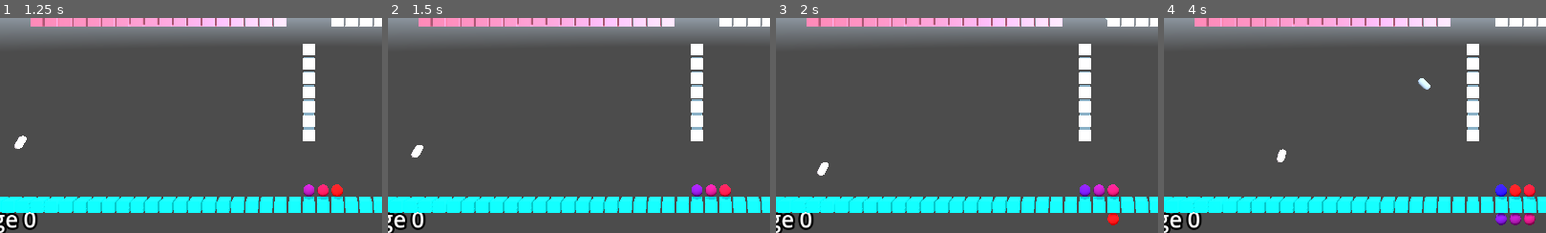
Above: before the commit, frames 1-4 (left to right).
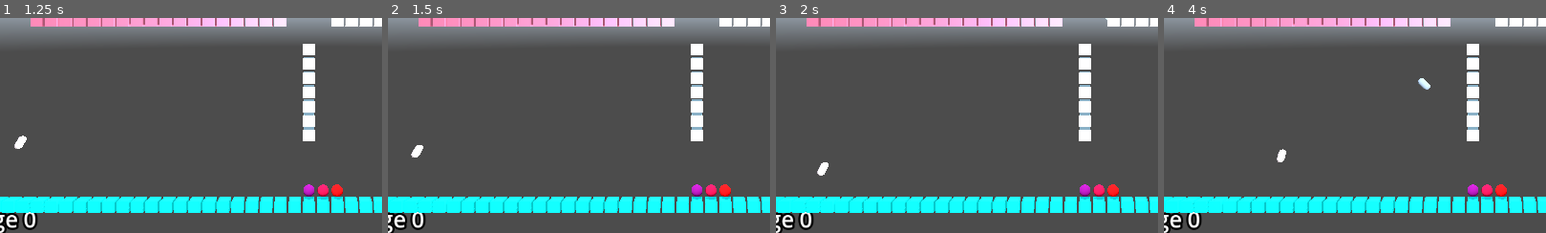
Above: after the commit, the same moments.

Repository: kasworld/gd4snakebyte3d
Game: Godot game, scene res://main.tscn
Two runs of this game, one before a commit and one after it. Both use one fixed random seed, a clock stepped at 60 frames per second and the inputs below. A sky picture missing from this copy of the repository is replaced by a grey-blue gradient.
Inputs (mouse positions are % of the whole screen's width and height, from its top left):
- Up to frame 1 (1.25 s): tap Enter at 0.5 s; move the mouse to (72, 45) at 0.52 s; hold Right from 0.53 s (still down); click (72, 45) at 0.67 s
- Up to frame 2 (1.5 s): move the mouse to (30, 55) at 1.27 s; release Right at 1.28 s; hold Down from 1.28 s (still down)
- Up to frame 3 (2 s): keep holding Down
- Up to frame 4 (4 s): move the mouse to (60, 28) at 2.02 s; release Down at 2.03 s; hold Right 2.03-2.78 s; move the mouse to (45, 70) at 2.77 s; hold Up 2.78-3.53 s; click (45, 70) at 2.92 s; move the mouse to (80, 65) at 3.52 s; hold Left from 3.53 s (still down)
The pictures show only the part of the screen within x 10-60%, y 48-98%; the shares and areas given below are measured in that part.

Frame 1 is identical in both runs. In frame 2, 0.4% of the frame differs, in the area x 79-90%, y 77-84%; in frame 3, 0.5%; in frame 4, 1.2%, in the area x 79-98%, y 77-97%.

Commit message:
snake eat apple

Diff:
--- a/apple.gd
+++ b/apple.gd
@@ -20,7 +20,7 @@
 	var pos := field.find_empty_pos(10)
 	pos2d = pos
 	assert(pos!=Vector2i(-1,-1), "fail to find empty pos in field")
-	var old = field.set_at(pos, Things.Apple)
+	var old = field.set_at(pos, self)
 	assert(old == null, "%s pos not empty %s" % [self, old])
 	position = get_pos3d()
 	return self
@@ -33,7 +33,7 @@
 
 func delete() -> void:
 	var old = field.del_at(pos2d)
-	assert( old == Things.Apple, "not %s at %s %s" % [self, pos2d , old] )
+	assert( old is Apple, "not %s at %s %s" % [self, pos2d , old] )
 
 func _process(delta: float) -> void:
 	$"모양".rotate_x(delta*rotate_v)
--- a/global/settings.gd
+++ b/global/settings.gd
@@ -16,17 +16,17 @@
 	return Vector3(from.x,Settings.FieldHeight - from.y, 0)
 
 var BounderyWalls = [
-	["hline", 0, Settings.FieldWidth-2, 0, Things.Wall ],
-	["vline", Settings.FieldWidth-1, 0, Settings.FieldHeight-2, Things.Wall ],
-	["hline", 1, Settings.FieldWidth-1, Settings.FieldHeight-1, Things.Wall ],
-	["vline", 0, 1, Settings.FieldHeight-1, Things.Wall ],
+	["hline", 0, Settings.FieldWidth-2, 0],
+	["vline", Settings.FieldWidth-1, 0, Settings.FieldHeight-2],
+	["hline", 1, Settings.FieldWidth-1, Settings.FieldHeight-1],
+	["vline", 0, 1, Settings.FieldHeight-1],
 ]
 
 var Stage1Walls = [
-	["hline", 5, Settings.FieldWidth/2-2, Settings.FieldHeight/2, Things.Wall ],
-	["hline", Settings.FieldWidth/2+2, Settings.FieldWidth-1-5, Settings.FieldHeight/2, Things.Wall ],
-	["vline", Settings.FieldWidth/2, 5, Settings.FieldHeight/2-2, Things.Wall ],
-	["vline", Settings.FieldWidth/2, Settings.FieldHeight/2+2, Settings.FieldHeight-1-5, Things.Wall ],
+	["hline", 5, Settings.FieldWidth/2-2, Settings.FieldHeight/2],
+	["hline", Settings.FieldWidth/2+2, Settings.FieldWidth-1-5, Settings.FieldHeight/2],
+	["vline", Settings.FieldWidth/2, 5, Settings.FieldHeight/2-2],
+	["vline", Settings.FieldWidth/2, Settings.FieldHeight/2+2, Settings.FieldHeight-1-5],
 ]
 
 var LightColorList = NamedColorList.make_light_color_list()
--- a/lib/things.gd
+++ /dev/null
@@ -1,3 +0,0 @@
-class_name Things
-
-enum {SnakeHead, SnakeBody, SnakeTail, Wall, Plum, Apple, Start, Goal}
--- a/plum.gd
+++ b/plum.gd
@@ -23,7 +23,7 @@
 	$"이동모양".mesh = $"모양".mesh
 	rotate_v = randf_range(-5,5)
 
-	var old = field.set_at(p2d, Things.Plum)
+	var old = field.set_at(p2d, self)
 	assert(old == null, "%s pos not empty %s" % [self, old])
 	position = get_pos3d()
 	return self
--- a/snake.gd
+++ b/snake.gd
@@ -1,10 +1,14 @@
 extends Node3D
 class_name Snake
+
+signal snake_dead()
+signal eat_apple(pos :Vector2i)
 
 var field :PlacedThings
 var pos2d_list :Array[Vector2i]
 var move_dir :Dir8Lib.Dir
 var dest_body_len :int
+var is_alive : bool
 
 func init(f :PlacedThings, pos :Vector2i) -> Snake:
 	field = f
@@ -12,13 +16,29 @@
 	$Body.init(mesh, Color.WHITE, Settings.FieldWidth*Settings.FieldHeight/2, Vector3.ZERO)
 	dest_body_len = Settings.SnakeLenStart
 	pos2d_list.append(pos)
+	is_alive = true
 	return self
 
 func process_frame() -> void:
+	if not is_alive:
+		return
 	if pos2d_list.size() >= dest_body_len:
-		pos2d_list.pop_back()
-	var head = pos2d_list[0] + Dir8Lib.Dir2Vt[move_dir]
-	pos2d_list.push_front(head)
+		var tailpos = pos2d_list.pop_back()
+		var old = field.get_at(tailpos)
+		if old is not Stage.Start:
+			field.del_at(tailpos)
+			assert( old is Snake, "invalid tailpos %s %s" %[tailpos, old] )
+	var headpos = get_next_head_pos()
+	var headthings = field.get_at(headpos)
+	if headthings is Apple:
+		dest_body_len += Settings.SankeLenInc
+		eat_apple.emit(headpos)
+	elif headthings != null:
+		snake_dead.emit()
+		is_alive = false
+		return
+	pos2d_list.push_front(headpos)
+	field.set_at(headpos, self)
 	$Body.set_visible_count(pos2d_list.size())
 	for i in pos2d_list.size():
 		var rate = (i as float) / pos2d_list.size()
--- a/stage.gd
+++ b/stage.gd
@@ -1,12 +1,20 @@
 extends Node3D
 class_name Stage
+
+class Start:
+	pass
+class Goal:
+	pass
+class Wall:
+	pass
 
 var plum_scene = preload("res://plum.tscn")
 var apple_scene = preload("res://apple.tscn")
 var field :PlacedThings
 var plum_list :Array
-var apple_list :Array
 var number :int
+var apple_make_count :int
+var apple_eat_count :int
 
 func init(n :int) -> Stage:
 	number = n
@@ -17,14 +25,27 @@
 	$Timer.wait_time = Settings.FrameTime
 	field = PlacedThings.new(Settings.FieldSize)
 	$Walls.init(field, Settings.Stage1Walls)
-	field.set_at( Settings.StartPos, Things.Start)
-	#field.set_at( Vector2i(Settings.FieldWidth/2, 0), Things.Goal)
+	field.set_at( Settings.StartPos, Start.new())
+	#field.set_at( Vector2i(Settings.FieldWidth/2, 0), Goal.new())
 	for i in Settings.PlumCount:
 		add_plum(i)
 	for i in 1:
-		add_apple(i)
+		add_apple()
 	$Snake.init(field, Settings.StartPos)
+	$Snake.connect("eat_apple", snake_eat_apple)
+	$Snake.connect("snake_dead", snake_die)
 	return self
+
+func snake_die() -> void:
+	print_debug("snake die")
+
+func snake_eat_apple(pos :Vector2i) -> void:
+	var ap = field.get_at(pos)
+	assert(ap is Apple, "eat not apple %s %s" %[ ap, pos])
+	ap.delete()
+	ap.queue_free()
+	apple_eat_count += 1
+	add_apple()
 
 func add_plum(i:int) -> void:
 	var pos := field.find_empty_pos(10)
@@ -33,10 +54,10 @@
 	add_child(pl)
 	plum_list.append(pl)
 
-func add_apple(i:int) -> void:
-	var ap = apple_scene.instantiate().init(field, i)
+func add_apple() -> void:
+	apple_make_count +=1
+	var ap = apple_scene.instantiate().init(field, apple_make_count)
 	add_child(ap)
-	apple_list.append(ap)
 
 func process_frame() -> void:
 	for p in plum_list:
--- a/walls.gd
+++ b/walls.gd
@@ -12,14 +12,14 @@
 	exec_script(Settings.BounderyWalls)
 	exec_script(add_walls)
 	#draw_rand_wall(10)
-	field2wall(field)
+	field2wall()
 
-func field2wall(f :PlacedThings) -> void:
+func field2wall() -> void:
 	var wall_count := 0
 	for l in wall_list:
 		var co = Settings.LightColorList.pick_random()[0]
 		for pos in l:
-			f.set_at(pos, Things.Wall)
+			field.set_at(pos, self)
 			var pos3d = Settings.vector2i_to_vector3(pos)
 			$MultiMeshShape.set_inst_pos(wall_count, pos3d)
 			$MultiMeshShape.set_inst_color(wall_count, co)
Not shown, removed: lib/things.gd.uid
